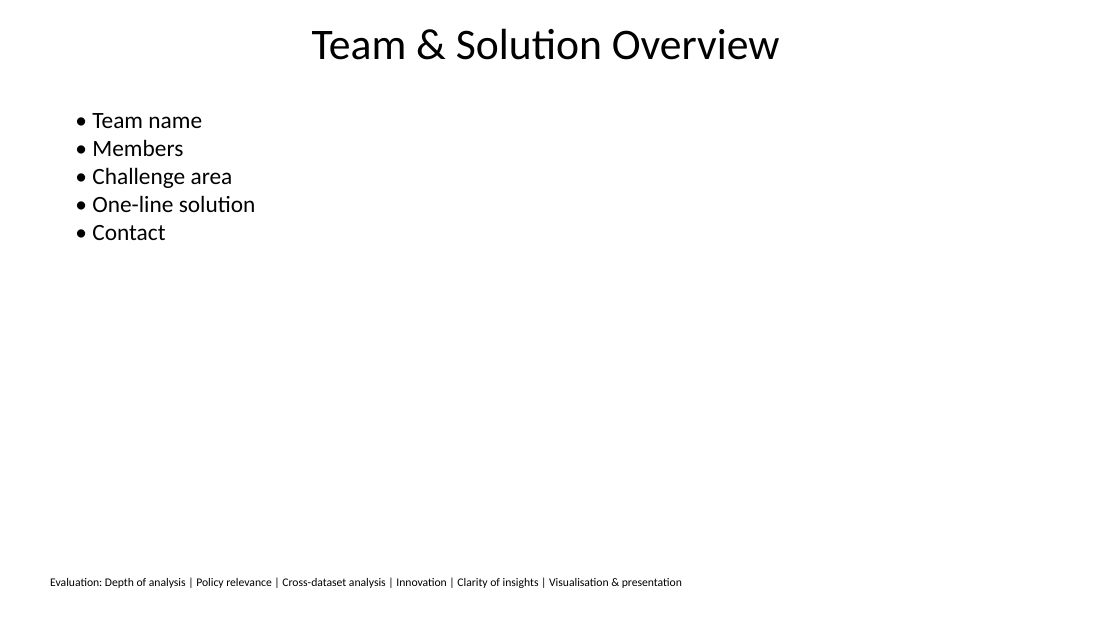
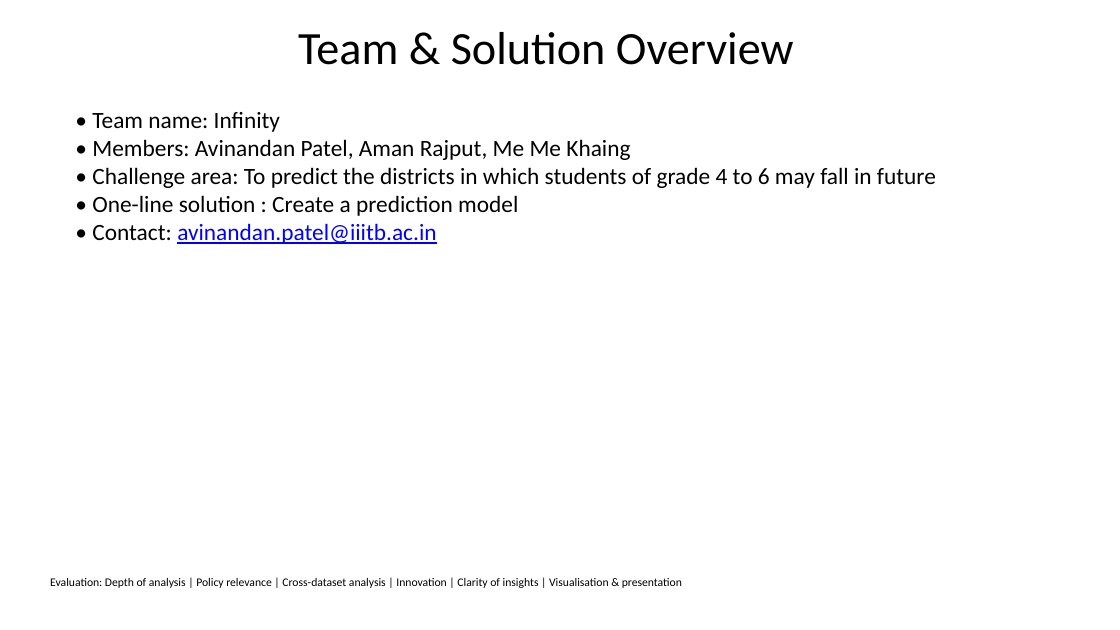
Before and after one commit to AvinandanPatel/infinity, a slide deck: slide 1 of slides.pptx. Drawn at 1120x630 pixels with LibreOffice and Linux fonts; fonts in the diff are those of the drawing. Boxes give left, top, right and bottom in pixels: in the first picture for what was removed or moved away, otherwise in the second. Text is boxed around its words. In the diff, an @@ line names an element or a change of style, - is before the commit and + after.

```diff
--- a/slides.pptx
+++ b/slides.pptx
@@ title "Team & Solution Overview" at (x1=298, y1=32, x2=794, y2=65): size 37.4 to 39.6 pt; line spacing 0.8 to 1 @@
@@ text at (x1=92, y1=112, x2=936, y2=244): text changed @@
-• Team name
-• Members
-• Challenge area
-• One-line solution
-• Contact
+• Team name: Infinity
+• Members: Avinandan Patel, Aman Rajput, Me Me Khaing
+• Challenge area: To predict the districts in which students of grade 4 to 6 may fall in future
+• One-line solution : Create a prediction model
+• Contact: avinandan.patel@iiitb.ac.in
```
Also in this commit, not shown: 5 other slides changed, 5 slides added, 5 slides removed, 6 other files.
